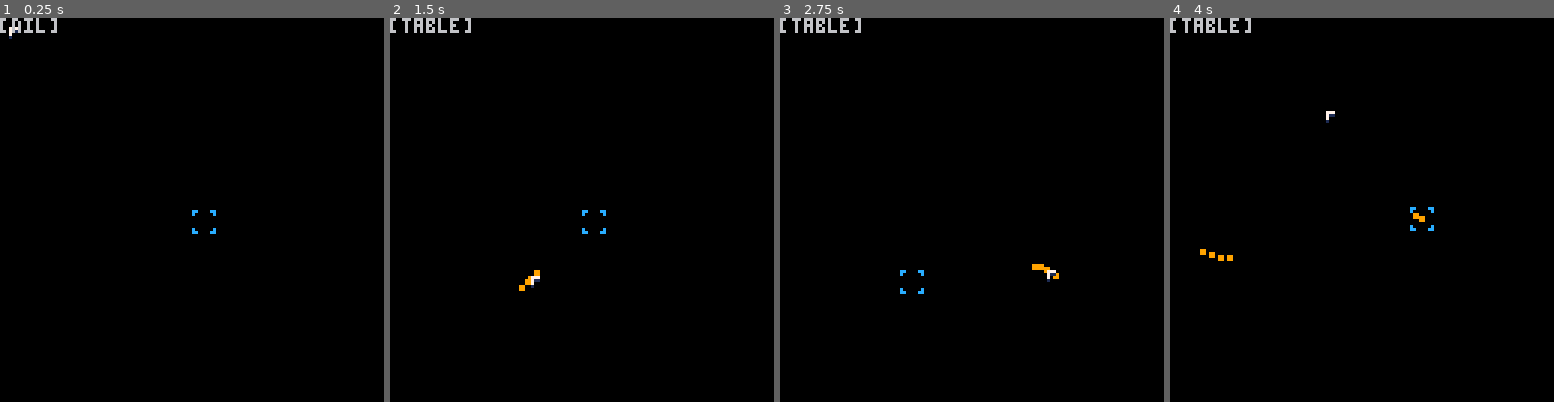
Above: before the commit, frames 1-4 (left to right).
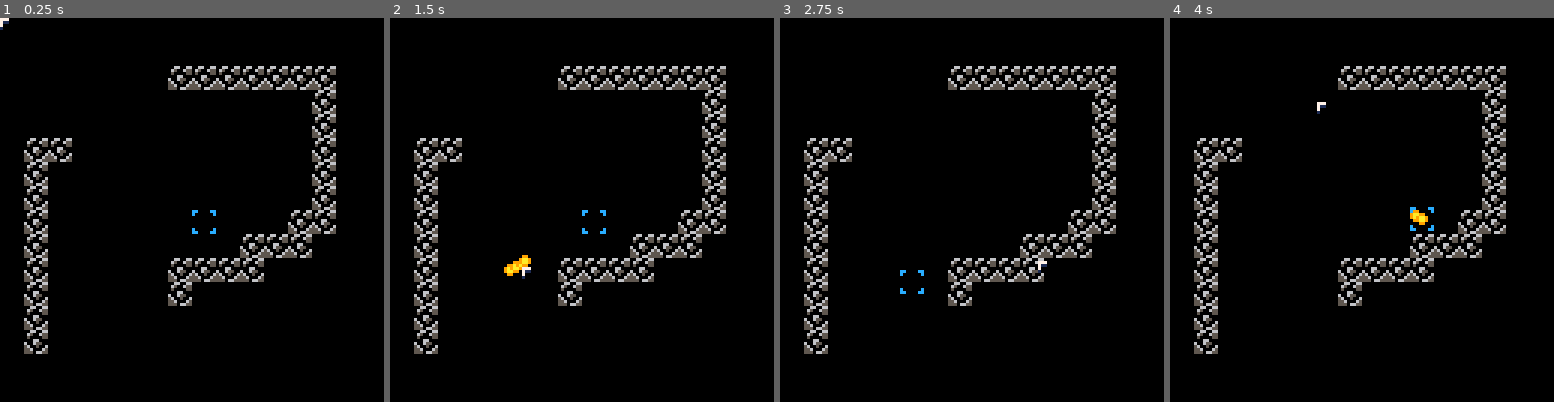
Above: after the commit, the same moments.

Repository: Yolwoocle/birds_with_guns
Game: PICO-8 cartridge zeldalike.p8
Same seed, same stepped clock (60 frames per second), same inputs: the game is played once before the commit and once after it.
Inputs (mouse positions are in pixels of both pictures, inside the frame that each line leads up to):
- Up to frame 1 (0.25 s): no input
- Up to frame 2 (1.5 s): click (459, 121) at 0.67 s; click (520, 267) at 1.22 s
- Up to frame 3 (2.75 s): click (975, 114) at 1.77 s; hold Left 1.97-2.37 s; click (1037, 259) at 2.32 s; hold Down from 2.42 s (still down)
- Up to frame 4 (4 s): release Down at 2.82 s; click (1492, 106) at 2.87 s; hold Right 2.87-3.53 s; click (1254, 256) at 3.42 s; hold Up from 3.58 s (still down); click (1315, 102) at 3.97 s

The runs differ from the first frame. In frame 1, 6.9% of the frame differs, in the area x 0-88%, y 0-88%; in frame 2, 7.4%; in frame 3, 7.2%; in frame 4, 7.3%.

Commit message:
Update zeldalike.p8

Diff:
--- a/zeldalike.p8
+++ b/zeldalike.p8
@@ -17,10 +17,11 @@
 
 function _draw()
  cls()
+ map()
 	draw_bullet()
 	draw_mouse()
 	draw_player()
-	print(xy)
+	check_flag(1,mouse_x,mouse_y)
 end
 -->8
 --player
@@ -30,12 +31,18 @@
 end
 
 function player_update()
-	for i in all(player) do
-	 if (btn(⬅️)) i.x-=1
-	 if (btn(➡️)) i.x+=1
-	 if (btn(⬆️)) i.y-=1
-	 if (btn(⬇️)) i.y+=1
-	end
+local xnext = 0
+local ynext = 0
+	 for i in all(player) do
+	  if (btn(⬅️)) xnext-=1
+	  if (btn(➡️)) xnext+=1
+	  if (btn(⬆️)) ynext-=1
+	  if (btn(⬇️)) ynext+=1
+	  if not collision(i.x+xnext,i.y+ynext,1) then
+	   i.x+=xnext
+	   i.y+=ynext
+	  end
+  end
 end
 
 function draw_player()
@@ -60,6 +67,9 @@
 
 function update_bullet()
 	for i in all(bullet) do
+		if check_flag(1,i.x+(i.traj_x*1.5)+4,i.y+4+(i.traj_y*1.5)) then
+		 del(bullet,i)
+	 end
 		i.x += i.traj_x
 		i.y += i.traj_y
 	end
@@ -80,7 +90,7 @@
 end
 
 function get_traj(x_satr,y_start,x_end,y_end)
-	angle=atan2(x_end-x_satr, y_end-y_start)
+	angle=atan2(x_end-x_satr-4, y_end-y_start-4)
 	return {x = cos(angle),y = sin(angle)}
 end
 
@@ -88,12 +98,51 @@
 	spr(2,mouse_x,mouse_y)
 end
 
+function check_flag(flag,x,y)
+	return fget(mget((x\8),(y\8)),flag)
+end
+
+-->8
+--collision
+function collision(x,y,flag)
+	if not check_flag(flag,x,y) then
+		if not check_flag(flag,x+8,y+8) then
+		 if not check_flag(flag,x+8,y) then
+		 	if not check_flag(flag,x,y+8) then
+		 		return false
+				end
+   end
+		end
+	end
+end
 __gfx__
-000000000000000000000000cc0000cc000000000000000000000000000000000000000000000000000000000000000000000000000000000000000000000000
-000000000000000000000000c000000c000000000000000000000000000000000000000000000000000000000000000000000000000000000000000000000000
-00700700000000000000000000000000000000000000000000000000000000000000000000000000000000000000000000000000000000000000000000000000
-00077000000990000007770000000000000000000000000000000000000000000000000000000000000000000000000000000000000000000000000000000000
-00077000000990000007110000000000000000000000000000000000000000000000000000000000000000000000000000000000000000000000000000000000
-00700700000000000007000000000000000000000000000000000000000000000000000000000000000000000000000000000000000000000000000000000000
-000000000000000000010000c000000c000000000000000000000000000000000000000000000000000000000000000000000000000000000000000000000000
-000000000000000000000000cc0000cc000000000000000000000000000000000000000000000000000000000000000000000000000000000000000000000000
+000000000000000077700000cc0000cc006600665500005500000000000000000000000000000000000000000000000000000000000000000000000000000000
+000000000000000071100000c000000c065006555000000500000000000000000000000000000000000000000000000000000000000000000000000000000000
+00700700000990007000000000000000050000550000000000000000000000000000000000000000000000000000000000000000000000000000000000000000
+00077000009aa9001000000000000000000660000000000000000000000000000000000000000000000000000000000000000000000000000000000000000000
+00077000009aa9000000000000000000600655000000000000000000000000000000000000000000000000000000000000000000000000000000000000000000
+00700700000990000000000000000000560050060000000000000000000000000000000000000000000000000000000000000000000000000000000000000000
+000000000000000000000000c000000c556000655000000500000000000000000000000000000000000000000000000000000000000000000000000000000000
+000000000000000000000000cc0000cc555066555500005500000000000000000000000000000000000000000000000000000000000000000000000000000000
+__gff__
+00000000ff000000000000000000000000000000000000000000000000000000000000000000000000000000000000000000000000000000000000000000000000000000000000000000000000000000000000000000000000000000000000000000000000000000000000000000000000000000000000000000000000000000
+0000000000000000000000000000000000000000000000000000000000000000000000000000000000000000000000000000000000000000000000000000000000000000000000000000000000000000000000000000000000000000000000000000000000000000000000000000000000000000000000000000000000000000
+__map__
+0000000000000000000000000000000000000000040000000000000000000000000000000000000000000000000000000000000000000000000000000000000000000000000000000000000000000000000000000000000000000000000000000000000000000000000000000000000000000000000000000000000000000000
+0000000000000000000000000000000000000000040000000000000000000000000000000000000000000000000000000000000000000000000000000000000000000000000000000000000000000000000000000000000000000000000000000000000000000000000000000000000000000000000000000000000000000000
+0000000000000004040404040404000000000000040000000000000000000000000000000000000000000000000000000000000000000000000000000000000000000000000000000000000000000000000000000000000000000000000000000000000000000000000000000000000000000000000000000000000000000000
+0000000000000000000000000004000000000000040000000000000000000000000000000000000000000000000000000000000000000000000000000000000000000000000000000000000000000000000000000000000000000000000000000000000000000000000000000000000000000000000000000000000000000000
+0000000000000000000000000004000000000000040000000000000000000000000000000000000000000000000000000000000000000000000000000000000000000000000000000000000000000000000000000000000000000000000000000000000000000000000000000000000000000000000000000000000000000000
+0004040000000000000000000004000000000000040000000000000000000000000000000000000000000000000000000000000000000000000000000000000000000000000000000000000000000000000000000000000000000000000000000000000000000000000000000000000000000000000000000000000000000000
+0004000000000000000000000004000000000000040000000000000000000000000000000000000000000000000000000000000000000000000000000000000000000000000000000000000000000000000000000000000000000000000000000000000000000000000000000000000000000000000000000000000000000000
+0004000000000000000000000004000000000000040000000000000000000000000000000000000000000000000000000000000000000000000000000000000000000000000000000000000000000000000000000000000000000000000000000000000000000000000000000000000000000000000000000000000000000000
+0004000000000000000000000404000000000000040000000000000000000000000000000000000000000000000000000000000000000000000000000000000000000000000000000000000000000000000000000000000000000000000000000000000000000000000000000000000000000000000000000000000000000000
+0004000000000000000004040400000000000000040000000000000000000000000000000000000000000000000000000000000000000000000000000000000000000000000000000000000000000000000000000000000000000000000000000000000000000000000000000000000000000000000000000000000000000000
+0004000000000004040404000000000000000000040000000000000000000000000000000000000000000000000000000000000000000000000000000000000000000000000000000000000000000000000000000000000000000000000000000000000000000000000000000000000000000000000000000000000000000000
+0004000000000004000000000000000000000000040000000000000000000000000000000000000000000000000000000000000000000000000000000000000000000000000000000000000000000000000000000000000000000000000000000000000000000000000000000000000000000000000000000000000000000000
+0004000000000000000000000000000000000000040000000000000000000000000000000000000000000000000000000000000000000000000000000000000000000000000000000000000000000000000000000000000000000000000000000000000000000000000000000000000000000000000000000000000000000000
+0004000000000000000000000000000000000000040000000000000000000000000000000000000000000000000000000000000000000000000000000000000000000000000000000000000000000000000000000000000000000000000000000000000000000000000000000000000000000000000000000000000000000000
+0000000000000000000000000000000000000000040000000000000000000000000000000000000000000000000000000000000000000000000000000000000000000000000000000000000000000000000000000000000000000000000000000000000000000000000000000000000000000000000000000000000000000000
+0000000000000000000000000000000000000000040000000000000000000000000000000000000000000000000000000000000000000000000000000000000000000000000000000000000000000000000000000000000000000000000000000000000000000000000000000000000000000000000000000000000000000000
+0000000000000000040404040404040404040000040000000000000000000000000000000000000000000000000000000000000000000000000000000000000000000000000000000000000000000000000000000000000000000000000000000000000000000000000000000000000000000000000000000000000000000000
+0000000000000000000000000000000000040404040000000000000000000000000000000000000000000000000000000000000000000000000000000000000000000000000000000000000000000000000000000000000000000000000000000000000000000000000000000000000000000000000000000000000000000000
